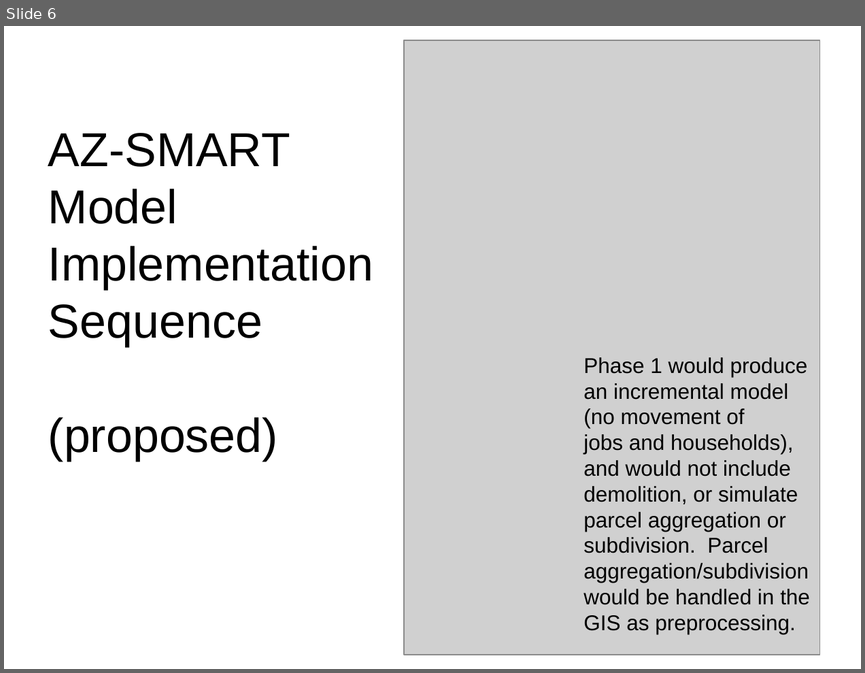
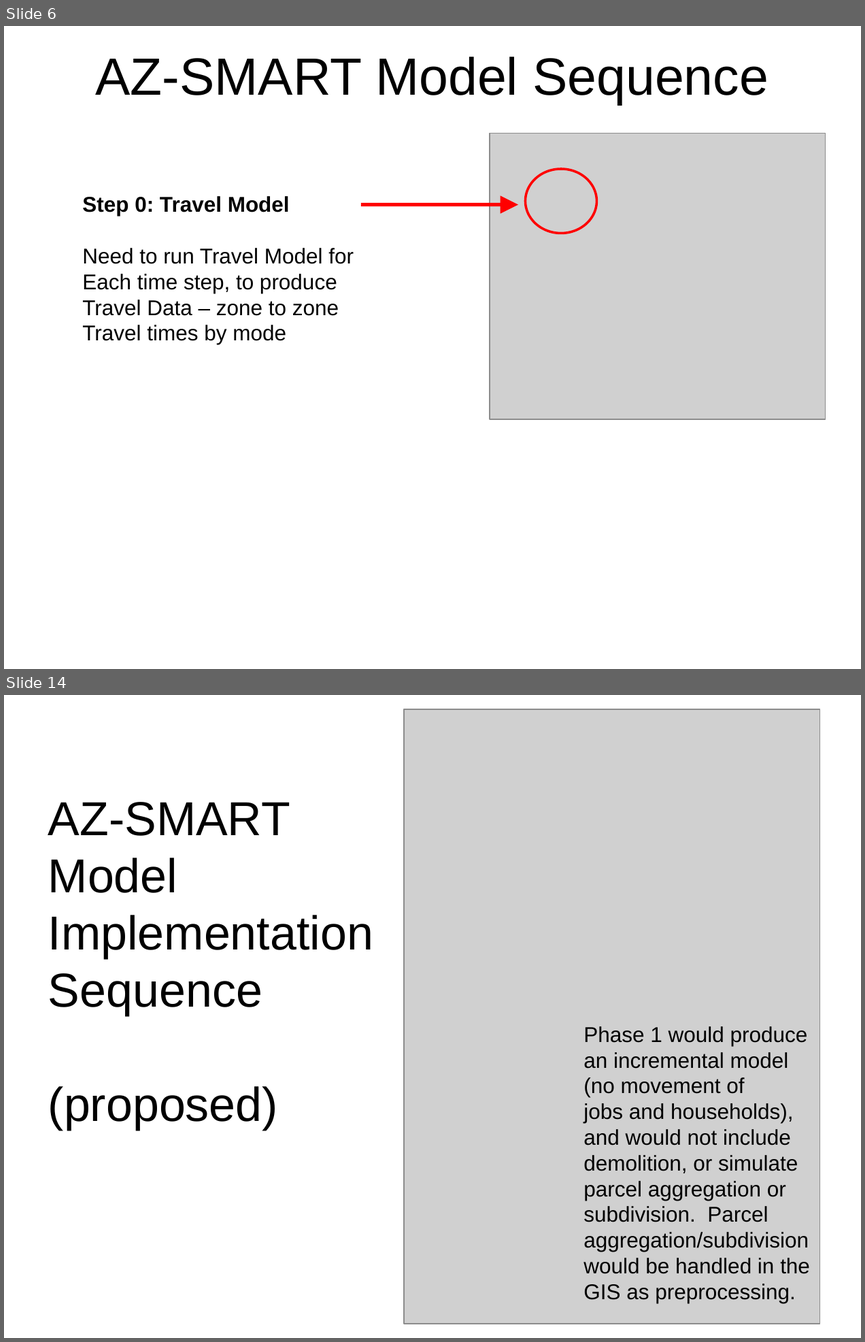
Before and after one commit to psrc/urbansim, a slide deck: az_smart/datamodel/AZ-SMART_model_process.ppt. Shown one above the other, each under a label of ours: slide 6 before the commit, slides 6 and 14 after it; the slides between them are not shown. The pictures are 865x673 and 865x1342 pixels, drawn with LibreOffice and Linux fonts; fonts in the diff are those of the drawing; grey boxes stand for pictures. Boxes give left, top, right and bottom in pixels: in the first picture for what was removed or moved away, otherwise in the second. Text is boxed around its words. In the diff, an @@ line names an element or a change of style, - is before the commit and + after.

```diff
--- a/az_smart/datamodel/AZ-SMART_model_process.ppt
+++ b/az_smart/datamodel/AZ-SMART_model_process.ppt
@@ slide 6 added at bbox=[4, 26, 861, 669], background #FFFFFF @@
@@ title added at bbox=[96, 57, 768, 104], 44 pt, text #000000 @@
+AZ-SMART Model Sequence
@@ picture added at bbox=[490, 133, 825, 419] @@
@@ ellipse added at bbox=[525, 169, 596, 233], outline #FF0000 2.01 pt @@
@@ text added at bbox=[82, 196, 354, 344], 18 pt, text #000000 @@
+Step 0: Travel Model
+Need to run Travel Model for
+Each time step, to produce
+Travel Data – zone to zone
+Travel times by mode
@@ arrow added from (361, 204) to (518, 204), #FF0000 3 pt @@
@@ what was slide 6 is now slide 14 @@
```
Also in this commit, not shown: 1 slide changed, 8 other slides added.
